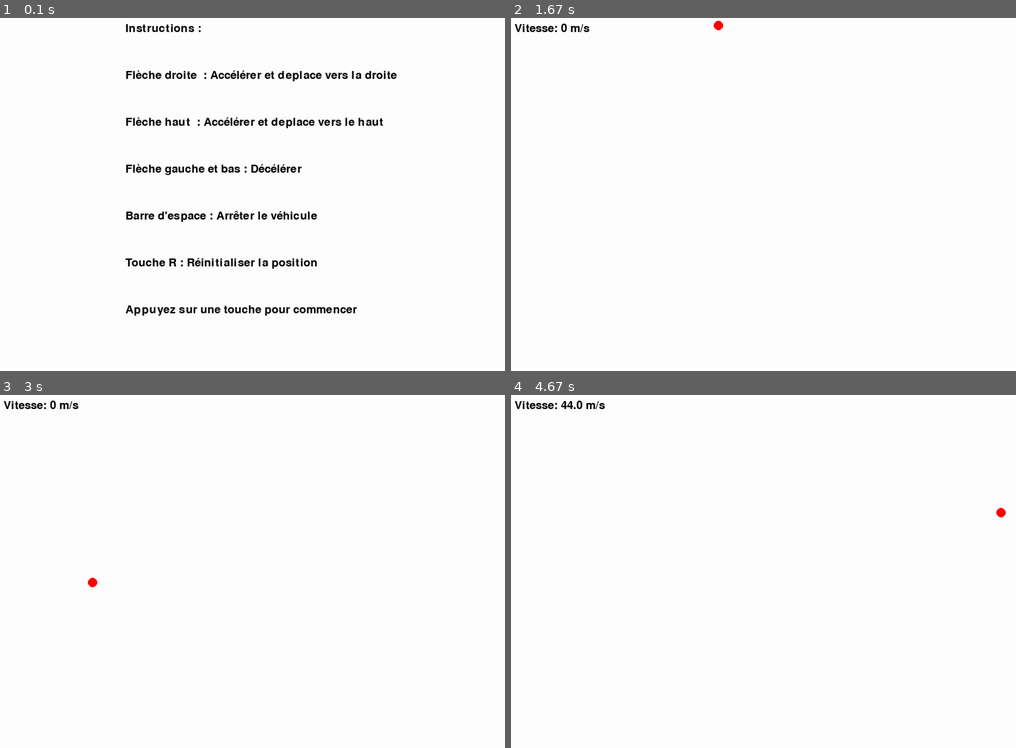
Above: before the commit, frames 1-4 (two rows, left to right).
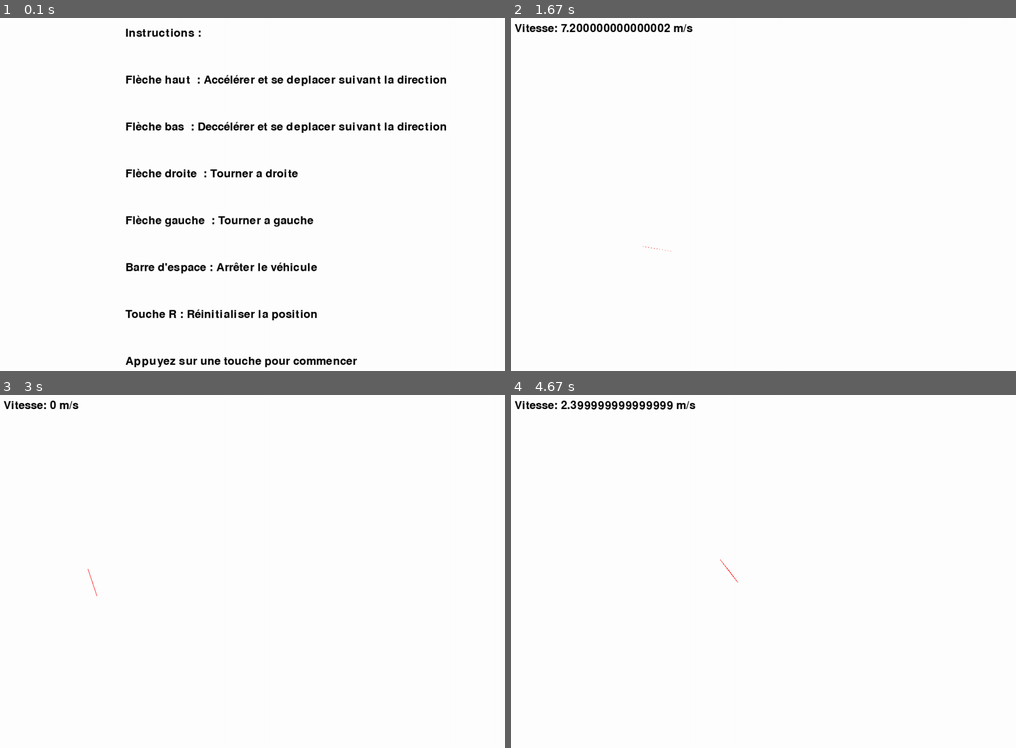
Above: after the commit, the same moments.

Repository: Singh-Jaskaranpreet/projet_robot_LU2IN013
Game: pygame game, started from simulateur.py
The game is run twice, just before and just after one commit, with the same random seed, the same clock (stepped at 60 frames per second) and the same inputs.
Inputs:
- Up to frame 1 (0.1 s): no input
- Up to frame 2 (1.67 s): hold Right 0.33-0.8 s; hold Up 0.83-1.13 s; hold Right 1.17-1.63 s
- Up to frame 3 (3 s): hold Left 1.67-2.2 s; hold Down 2.23-2.53 s; tap R at 2.57 s; hold Left from 2.9 s (still down); tap Space at 2.97 s
- Up to frame 4 (4.67 s): tap Space at 3.27, 3.4, 3.8, 4.1, 4.47 s; release Left at 3.3 s; hold Up 3.33-3.7 s; hold Right 3.73-4.37 s; hold Down from 4.4 s (still down)

The runs differ from the first frame. In frame 1, 6.7% of the frame differs, in the area x 24-89%, y 1-100%; in frame 2, 0.5%; in frame 3, less than 0.1%; in frame 4, 0.5%.

Commit message:
Fix direction

Diff:
--- a/Environnement.py
+++ b/Environnement.py
@@ -1,4 +1,5 @@
 import pygame
+from math import *
 
 class Environnement:
 
@@ -8,14 +9,24 @@
 
     def mise_a_jour(self, vehicule):
         # Arrêter le véhicule si proche du bord droit
-        if vehicule.x + 17 > self.largeur or vehicule.y  - 17 < 0:  # 25 est le rayon du cercle
+        if vehicule.x + 17 > self.largeur or vehicule.y  - 17 < 0 or vehicule.x - 17 < 0 or vehicule.y + 17 > self.hauteur :  # 25 est le rayon du cercle
             vehicule.arret()
 
     def afficher(self, screen, vehicule, couleur_vehicule, couleur_texte):
+        Hauteur = 30
+        listP = [[vehicule.x+cos(20)*Hauteur, vehicule.y+sin(20)*Hauteur],[vehicule.x-cos(20)*Hauteur, vehicule.y-sin(20)*Hauteur]]
+        pp = pygame.math.Vector2([vehicule.x,vehicule.y])
+        rotated_points = [(pygame.math.Vector2(x,y)-pp).rotate(vehicule.angle)+pp for x, y in listP]
+        # Points du triangle
+        point_Rarr = (vehicule.x, vehicule.y)  # Sommet
+        #point_Rgauch = (vehicule.x+cos(vehicule.angle+20)*Hauteur, vehicule.y+sin(vehicule.angle+20)*Hauteur)  # Bas gauche
+        point_Rgauch = (rotated_points[1][0],rotated_points[1][1])
+        point_Rdroite = (rotated_points[0][0],rotated_points[0][1])
+        #point_Rdroite = (vehicule.x+cos(vehicule.angle-20)*Hauteur, vehicule.y+sin(vehicule.angle-20)*Hauteur)  # Bas droite
         # Afficher le véhicule
-        pygame.draw.circle(screen, couleur_vehicule, (vehicule.x, vehicule.y), 10)
+        pygame.draw.polygon(screen, couleur_vehicule,[point_Rarr,point_Rgauch,point_Rdroite])
 
         # Afficher la vitesse
         font = pygame.font.SysFont(None, 36)
-        vitesse_text = font.render(f"Vitesse: {vehicule.vitesse*2} m/s", True, couleur_texte)
+        vitesse_text = font.render(f"Vitesse: {abs(vehicule.vitesse*2)} m/s", True, couleur_texte)
         screen.blit(vitesse_text, (10, 10))
--- a/Vehicule.py
+++ b/Vehicule.py
@@ -1,5 +1,5 @@
 import pygame
-
+import math as m
 # Classe Véhicule
 class Vehicule:
 
@@ -7,6 +7,9 @@
         self.nom = nom
         self.x = x
         self.y = y
+        self.angle = 0
+        self.direction_x = 1
+        self.direction_y = 0
         self.vitesse = vitesse
         self.nb_roues = nb_roues
         self.starting_point_x=x
@@ -17,39 +20,58 @@
         self.vitesse += acc
 
     def deceleration(self, red):
-        self.vitesse = max(0, self.vitesse - red)
+        self.vitesse = self.vitesse - red
 
     def arret(self):
         self.vitesse = 0
 
     def bouger_x(self):
-        self.x += self.vitesse
+        self.x += self.vitesse*self.direction_x
     #ici on diminue y pour monter car dans pygame l'origine se trouve en haut à gauche et y augmente vers le bas
     def bouger_y(self):
-        self.y -= self.vitesse
+        self.y -= self.vitesse*self.direction_y
+
+    def tourner_gauche(self):
+        self.angle = self.angle + 1
+        tmp = (self.angle/180)*m.pi
+        self.direction_x= m.cos(tmp)
+        self.direction_y= m.sin(tmp)
+
+    def tourner_droite(self):
+        self.angle = self.angle - 1
+        tmp = (self.angle/180)*m.pi
+        self.direction_x= m.cos(tmp)
+        self.direction_y= m.sin(tmp)
 
     def restart(self):
         self.x=self.starting_point_x
         self.y=self.starting_point_y
+        self.angle = 0
+        self.direction_x = 1
+        self.direction_y = 0
         self.vitesse=0
 
     def gerer_controles(self, keys):
     #ici dir est utilisé pour mémoriser la direction(dernière touche appuyée)
-        global dir
+
         if keys[pygame.K_RIGHT]:
-            self.acceleration(0.5)
-            dir=1
+            self.tourner_droite()
+
         elif keys[pygame.K_UP]:
-            self.acceleration(0.5)
-            dir=2
+            self.acceleration(0.2)
+
         elif keys[pygame.K_LEFT]:
-            dir=0
+            self.tourner_gauche()
+
         elif keys[pygame.K_DOWN]:
-            dir=0
+            self.deceleration(0.2)
+
         elif keys[pygame.K_SPACE]:
             self.arret()
-            dir=-1
+
         elif keys[pygame.K_r]:
             self.restart()
-            dir=-1
-        return dir
+
+        if self.vitesse != 0 :
+            self.bouger_x()
+            self.bouger_y()
--- a/simulateur.py
+++ b/simulateur.py
@@ -27,16 +27,17 @@
     # Créer le texte des instructions
     instructions = [
         "Instructions :",
-        "Flèche droite  : Accélérer et deplace vers la droite",
-        "Flèche haut  : Accélérer et deplace vers le haut",
-        "Flèche gauche et bas : Décélérer",
+        "Flèche haut  : Accélérer et se deplacer suivant la direction",
+        "Flèche bas  : Deccélérer et se deplacer suivant la direction",
+        "Flèche droite  : Tourner a droite",
+        "Flèche gauche  : Tourner a gauche",
         "Barre d'espace : Arrêter le véhicule",
         "Touche R : Réinitialiser la position",
         "Appuyez sur une touche pour commencer"
     ]
 
     screen.fill(BLANC)  # Remplir l'écran en blanc
-    y_offset = 10 # Position de départ pour l'affichage des instructions
+    y_offset = 20 # Position de départ pour l'affichage des instructions
 
     for line in instructions:
         text = font.render(line, True, NOIR)
@@ -69,17 +70,10 @@
 
     # Gestion des contrôles utilisateur
     keys = pygame.key.get_pressed()
-    dir = vehicule.gerer_controles(keys)
+    vehicule.gerer_controles(keys)
 
 
-    # Mise à jour des éléments
-    if dir == 1:
-        vehicule.bouger_x()
-    elif dir == 2:
-        vehicule.bouger_y()
-    elif dir == 0 :
-        vehicule.deceleration(0.5)
-        dir=-1
+
     environnement.mise_a_jour(vehicule)
 
     # Affichage
